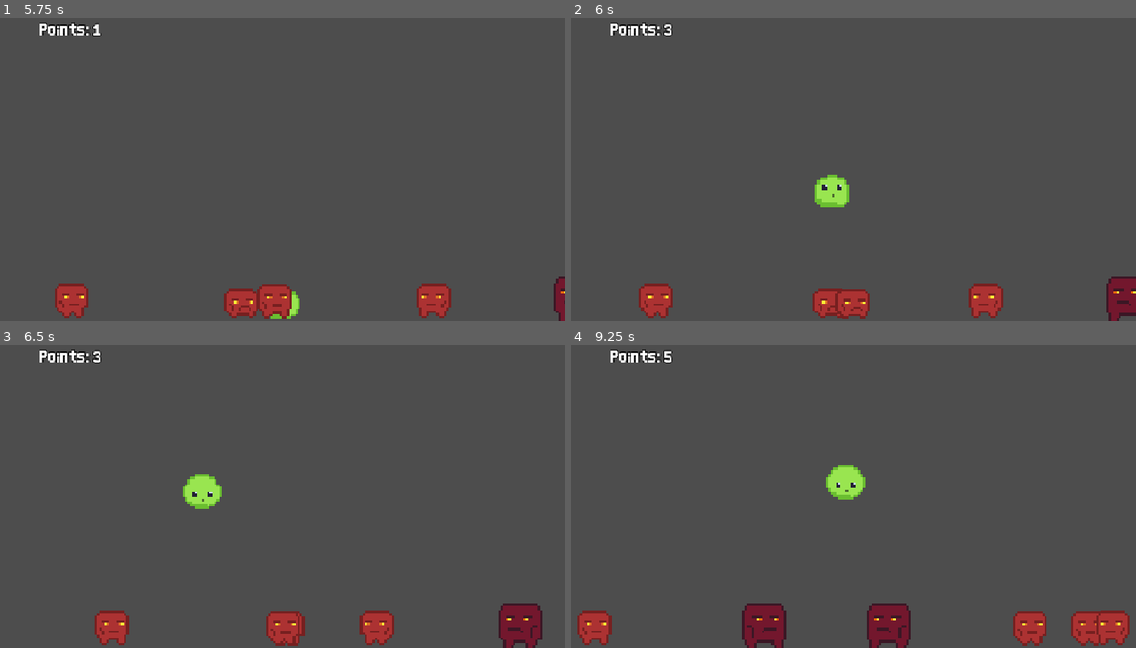
Above: before the commit, frames 1-4 (two rows, left to right).
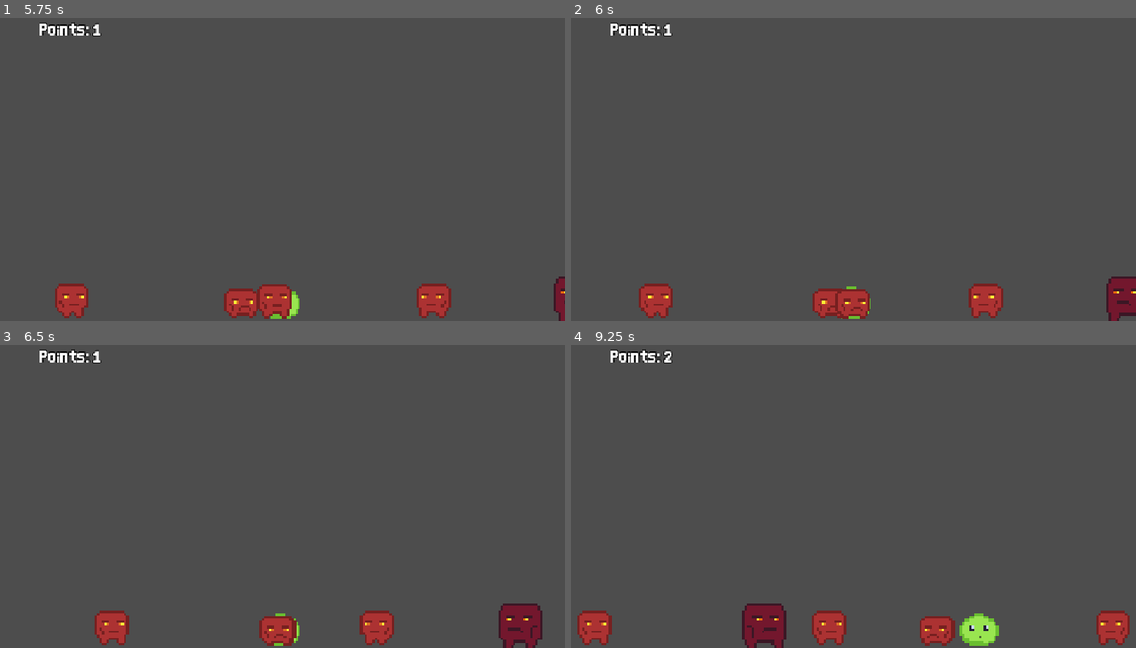
Above: after the commit, the same moments.

Repository: gnampfkuchen-oss/King-of-Blob
Game: Godot game, scene res://Scenes/main.tscn
The game is run twice, just before and just after one commit, with the same random seed, the same clock (stepped at 60 frames per second) and the same inputs.
Inputs:
- Up to frame 1 (5.75 s): hold Right (right) 0.53-2.03 s; hold Left (left) 2.03-2.78 s; hold Right (right) 2.78-4.28 s; hold Left (left) 4.28-5.03 s; hold Right (right) from 5.03 s (still down)
- Up to frame 2 (6 s): release Right (right) at 5.78 s; hold Left (left) from 5.78 s (still down)
- Up to frame 3 (6.5 s): keep holding Left (left)
- Up to frame 4 (9.25 s): release Left (left) at 7.28 s; hold Right (right) from 7.28 s (still down)

Frame 1 is identical in both runs. In frame 2, 0.6% of the frame differs, in the area x 16-53%, y 1-100%; in frame 3, 1.2%; in frame 4, 4.5%, in the area x 16-94%, y 1-100%.

Commit message:
Added

Diff:
--- a/new-game-project/Scripts/enemy_3_L.gd
+++ b/new-game-project/Scripts/enemy_3_L.gd
@@ -12,12 +12,12 @@
 
 # Called every frame. 'delta' is the elapsed time since the previous frame.
 func _process(delta: float) -> void:
-
 	position.x += speed * delta
 
 
 func _on_body_entered(body: Node2D) -> void:
 	if body.name == "Player":
+		print("Hi")
 		var szene = load("res://Scenes/enemy1_L.tscn")
 		$AnimatedSprite2D.play("smashed")
 		await get_tree().create_timer(0.2).timeout
--- a/new-game-project/Scripts/player.gd
+++ b/new-game-project/Scripts/player.gd
@@ -41,7 +41,7 @@
 
 func _on_area_2d_area_entered(area: Area2D) -> void:
 	print(area.name)
-	if area.name == "enemy1" or area.name.begins_with("@Area2D"):
+	if area.name == "enemy1":
 		bouncefunc(600)
 		point.emit()
 	if area.name == "enemy2":
